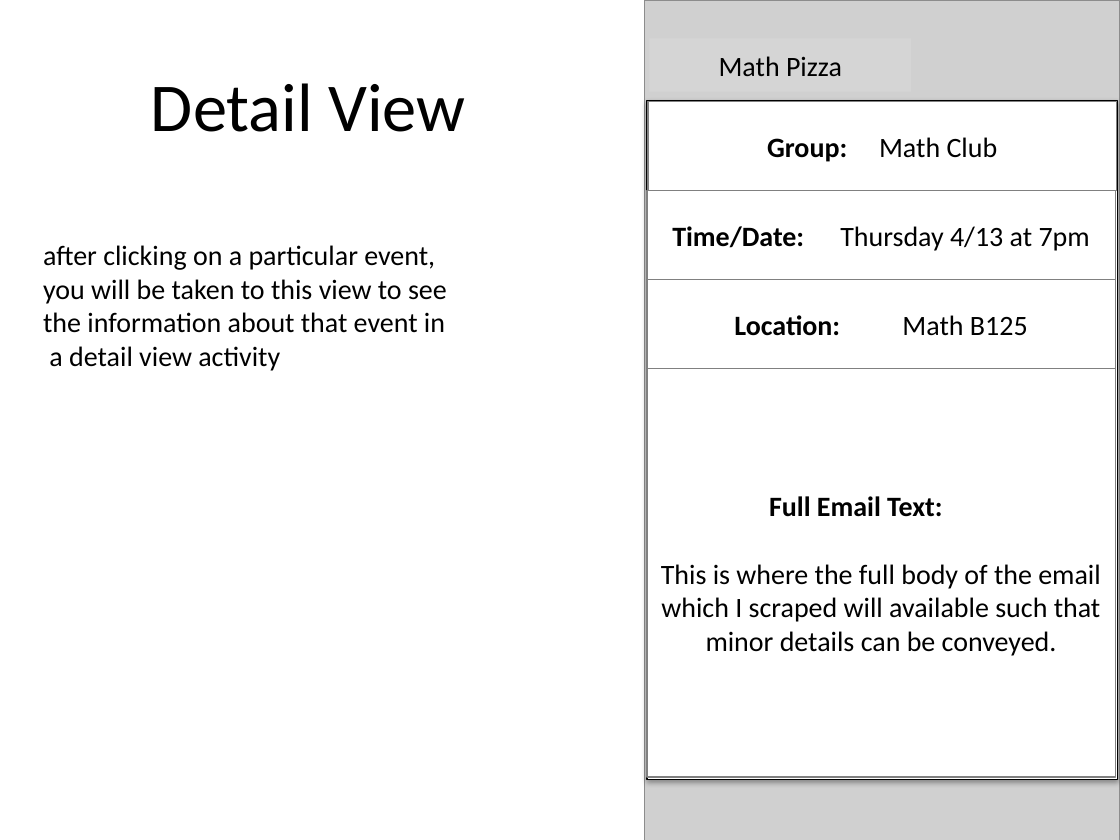
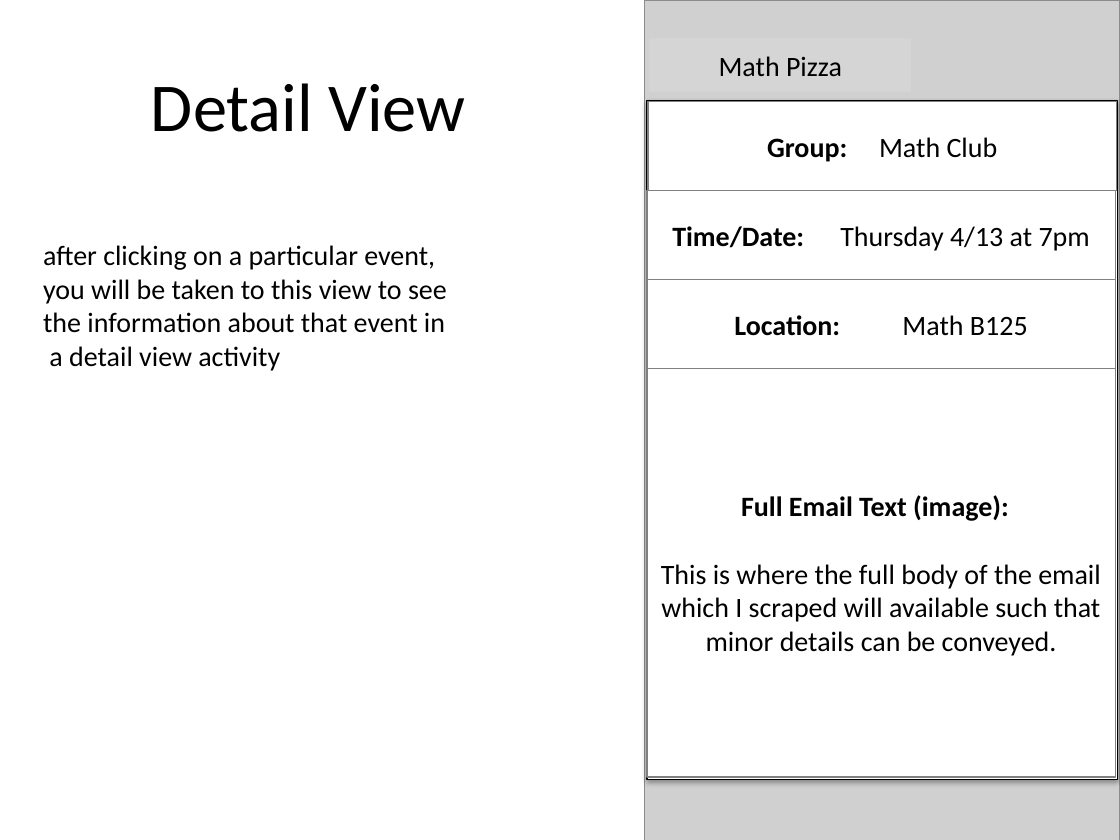
Before and after one commit to tedthizzy/AppsforClass, a slide deck: slide 3 of Project 2/milestone2.pptx. Drawn at 1120x840 pixels with LibreOffice and Linux fonts; fonts in the diff are those of the drawing; grey boxes stand for pictures. Boxes give left, top, right and bottom in pixels: in the first picture for what was removed or moved away, otherwise in the second. Text is boxed around its words. In the diff, an @@ line names an element or a change of style, - is before the commit and + after.

Commit message:
Milestone 2 updated

```diff
--- a/Project 2/milestone2.pptx
+++ b/Project 2/milestone2.pptx
@@ text in rectangle at bbox=[741, 495, 1009, 521]: text changed @@
-Full Email Text:
+Full Email Text (image):
```
